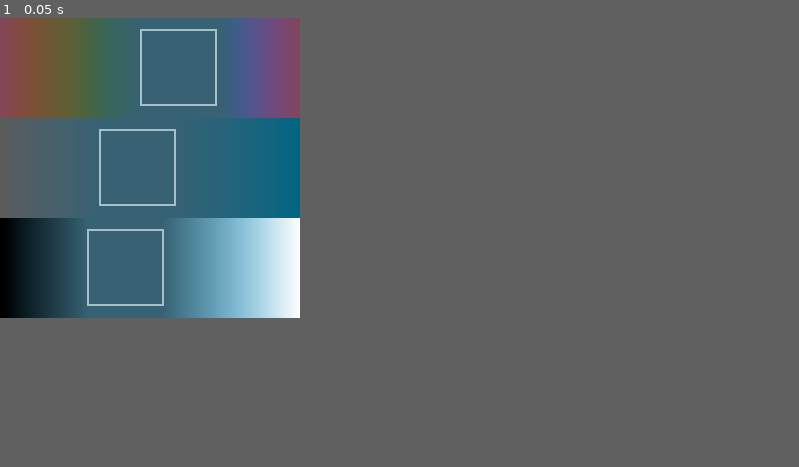
Above: before the commit, frame 1.
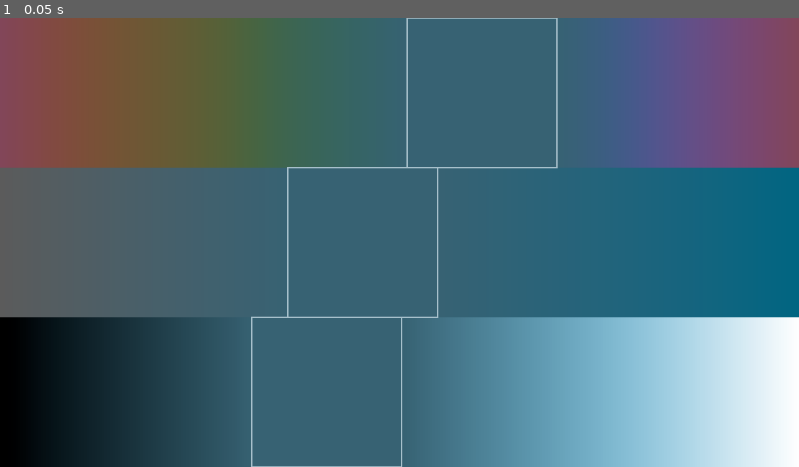
Above: after the commit, the same moment.

Repository: anniryynanen/i-heart-pixels
Game: Godot game, scene res://scenes/dummy.tscn
Two runs of this game, one before a commit and one after it. Both use one fixed random seed, a clock stepped at 60 frames per second and the inputs below. Before the commit the project starts from res://scenes/main.tscn.
Inputs:
- Up to frame 1 (0.05 s): no input
In our replay, the window is 300x300 before the commit and 799x449 after it. These sizes can differ from the game's own. Grey fills any space a smaller window leaves; there, only what the larger window draws over its background counts as a difference.

The runs differ from the first frame. In frame 1, 56% of the frame differs, in the area x 0-100%, y 0-100%.

Commit message:
Remember window size and position

Diff:
--- a/project.godot
+++ b/project.godot
@@ -11,13 +11,14 @@
 [application]
 
 config/name="I ❤️ Pixels"
-run/main_scene="res://scenes/main.tscn"
+run/main_scene="res://scenes/dummy.tscn"
+config/use_custom_user_dir=true
+config/custom_user_dir_name="I Heart Pixels"
 config/features=PackedStringArray("4.2", "Mobile")
 
-[display]
+[autoload]
 
-window/size/viewport_width=300
-window/size/viewport_height=300
+Settings="*res://scenes/global/settings.tscn"
 
 [rendering]
 
--- /dev/null
+++ b/scenes/dummy.gd
@@ -0,0 +1,8 @@
+extends Node
+## Godot initializes the window position after the first scene has been loaded.
+## This dummy scene lets the main scene be the second one, so that it can move
+## the window after Godot is done.
+
+
+func _ready() -> void:
+    get_tree().call_deferred("change_scene_to_file", "res://scenes/main.tscn")
--- /dev/null
+++ b/scenes/dummy.tscn
@@ -0,0 +1,6 @@
+[gd_scene load_steps=2 format=3 uid="uid://by3xu3t03q57q"]
+
+[ext_resource type="Script" path="res://scenes/dummy.gd" id="1_pw8lv"]
+
+[node name="Dummy" type="Node"]
+script = ExtResource("1_pw8lv")
--- /dev/null
+++ b/scenes/global/settings.gd
@@ -0,0 +1,39 @@
+extends Node
+
+const PATH = "user://settings.cfg"
+const ERROR_TITLE = ":("
+
+var file: ConfigFile = ConfigFile.new()
+
+
+func has_key(section: String, key: String) -> bool:
+    return file.has_section_key(section, key)
+
+
+func set_value(section: String, key: String, value: Variant) -> void:
+    file.set_value(section, key, value)
+
+
+func get_value(section: String, key: String, default: Variant = null) -> Variant:
+    return file.get_value(section, key, default)
+
+
+func load() -> void:
+    var err: Error = file.load(PATH)
+
+    if err and err != ERR_FILE_NOT_FOUND:
+        OS.alert("Couldn't load settings from %s (%s)" %
+            [ProjectSettings.globalize_path(PATH), error_string(err)], ERROR_TITLE)
+
+
+func queue_save() -> void:
+    $SaveTimer.stop()
+    $SaveTimer.start()
+
+
+func save() -> void:
+    var err: Error = file.save(PATH)
+
+    if err:
+        OS.alert("Couldn't save settings in %s (%s)" %
+            [ProjectSettings.globalize_path(PATH), error_string(err)], ERROR_TITLE)
--- /dev/null
+++ b/scenes/global/settings.tscn
@@ -0,0 +1,11 @@
+[gd_scene load_steps=2 format=3 uid="uid://c0gtr4wj551f2"]
+
+[ext_resource type="Script" path="res://scenes/global/settings.gd" id="1_ieomr"]
+
+[node name="Settings" type="Node"]
+script = ExtResource("1_ieomr")
+
+[node name="SaveTimer" type="Timer" parent="."]
+one_shot = true
+
+[connection signal="timeout" from="SaveTimer" to="." method="save"]
--- /dev/null
+++ b/scenes/main.gd
@@ -0,0 +1,51 @@
+extends Control
+
+var settings_loaded = false
+
+
+func _ready() -> void:
+    load_settings()
+
+
+func _notification(what: int) -> void:
+    # The app is quitting
+    if what == NOTIFICATION_WM_CLOSE_REQUEST:
+        if get_window().mode == Window.Mode.MODE_WINDOWED:
+            Settings.set_value("window", "x", get_window().position.x)
+            Settings.set_value("window", "y", get_window().position.y)
+            Settings.save()
+        get_tree().quit()
+
+
+func _on_resized() -> void:
+    if not settings_loaded:
+        return
+
+    if get_window().mode == Window.Mode.MODE_WINDOWED:
+        Settings.set_value("window", "x", get_window().position.x)
+        Settings.set_value("window", "y", get_window().position.y)
+        Settings.set_value("window", "width", get_window().size.x)
+        Settings.set_value("window", "height", get_window().size.y)
+    Settings.set_value("window", "mode", get_window().mode)
+    Settings.queue_save()
+
+
+func load_settings() -> void:
+    Settings.load()
+
+    scale.x = Settings.get_value("app", "scale", 1)
+    scale.y = scale.x
+    anchor_right = 1 / scale.x
+    anchor_bottom = 1 / scale.y
+
+    if Settings.has_key("window", "x"):
+        get_window().position.x = Settings.get_value("window", "x")
+        get_window().position.y = Settings.get_value("window", "y")
+
+    var default_width = ProjectSettings.get_setting("display/window/size/viewport_width")
+    var default_height = ProjectSettings.get_setting("display/window/size/viewport_height")
+    get_window().size.x = Settings.get_value("window", "width", default_width)
+    get_window().size.y = Settings.get_value("window", "height", default_height)
+    get_window().mode = Settings.get_value("window", "mode", Window.Mode.MODE_WINDOWED)
+
+    settings_loaded = true
--- a/scenes/main.tscn
+++ b/scenes/main.tscn
@@ -1,8 +1,19 @@
-[gd_scene load_steps=2 format=3 uid="uid://dpqpbds16fmgh"]
+[gd_scene load_steps=3 format=3 uid="uid://dpqpbds16fmgh"]
 
 [ext_resource type="PackedScene" uid="uid://dwl8qyprnb8is" path="res://scenes/color_editor.tscn" id="1_ntfhl"]
+[ext_resource type="Script" path="res://scenes/main.gd" id="1_qg5aj"]
 
-[node name="Main" type="Node"]
+[node name="Main" type="Control"]
+layout_mode = 3
+anchors_preset = 15
+anchor_right = 1.0
+anchor_bottom = 1.0
+grow_horizontal = 2
+grow_vertical = 2
+script = ExtResource("1_qg5aj")
 
 [node name="ColorEditor" parent="." instance=ExtResource("1_ntfhl")]
+layout_mode = 1
 color = Color(0.215686, 0.384314, 0.45098, 1)
+
+[connection signal="resized" from="." to="." method="_on_resized"]
